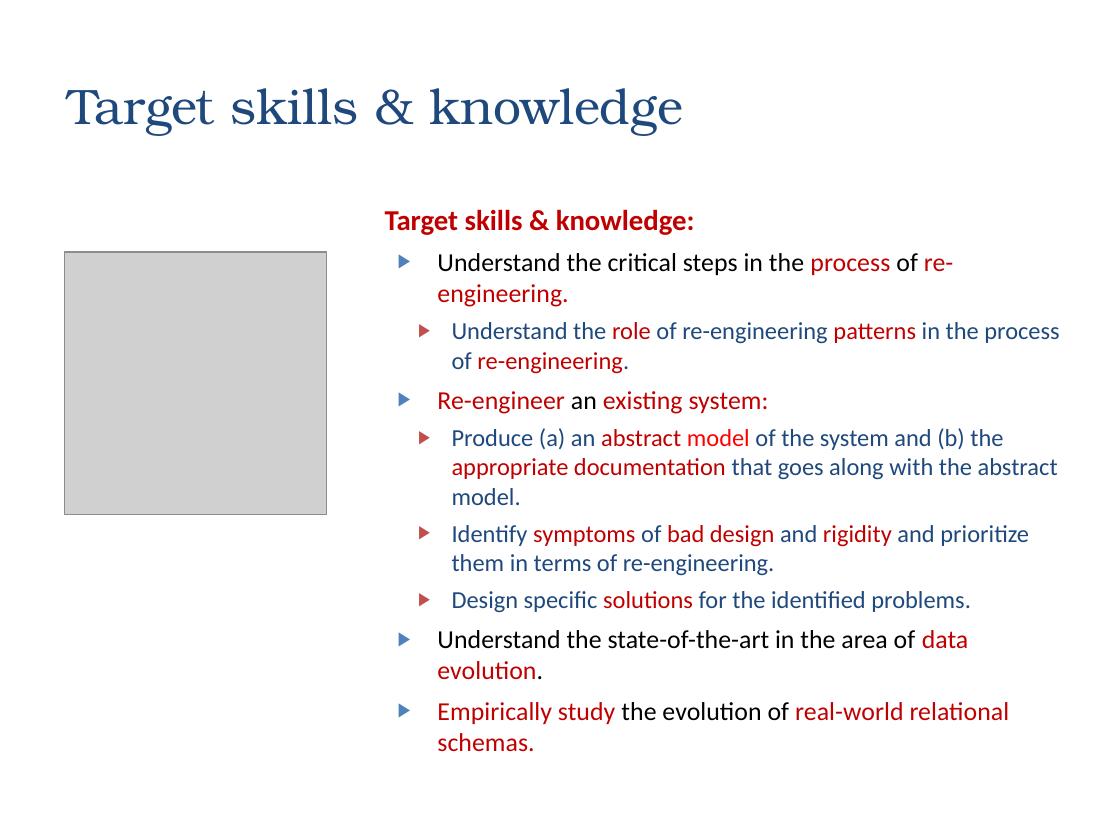
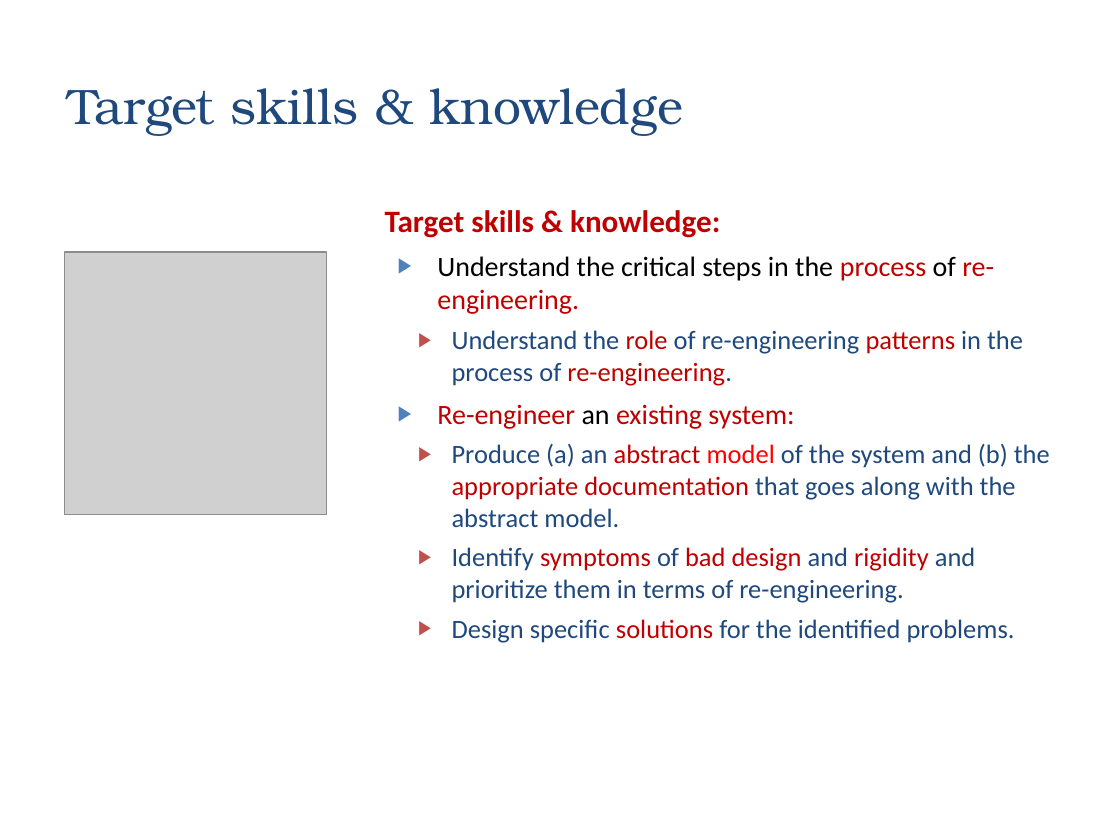
Before and after one commit to zarras/L1-slides, a slide deck: slide 3 of 1-SoftDataEvol-OORP-Intro.ppt. Drawn at 1120x840 pixels with LibreOffice and Linux fonts; fonts in the diff are those of the drawing; grey boxes stand for pictures. Boxes give left, top, right and bottom in pixels: in the first picture for what was removed or moved away, otherwise in the second. Text is boxed around its words. In the diff, an @@ line names an element or a change of style, - is before the commit and + after.

```diff
--- a/1-SoftDataEvol-OORP-Intro.ppt
+++ b/1-SoftDataEvol-OORP-Intro.ppt
@@ text "Target skills & knowledge:" at <box>385,210,1050,643</box>: size 18.5 to 20 pt in "Target skills & knowledge:"; size 16.6 to 18 pt in "Understand the critical steps in the process ...", "Re-engineer an existing system:"; size 15.7 to 17 pt in "Understand the role of re-engineering patterns in ...", "Produce (a) an abstract model of the ...", "Identify symptoms of bad design and rigidity ...", "Design specific solutions for the identified problems." @@
@@ text at <box>437,630,1010,751</box>: paragraphs removed @@
-▶ Understand the state-of-the-art in the area of data evolution.
-▶ Empirically study the evolution of real-world relational schemas.
```
Also in this commit, not shown: 3 other slides changed, 7 other files.
